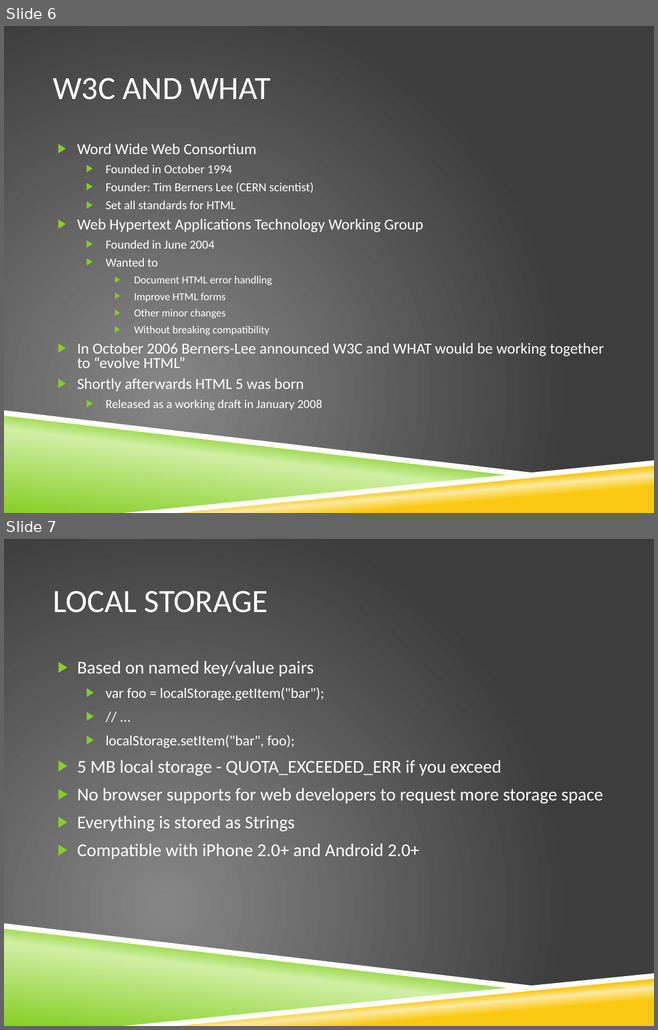
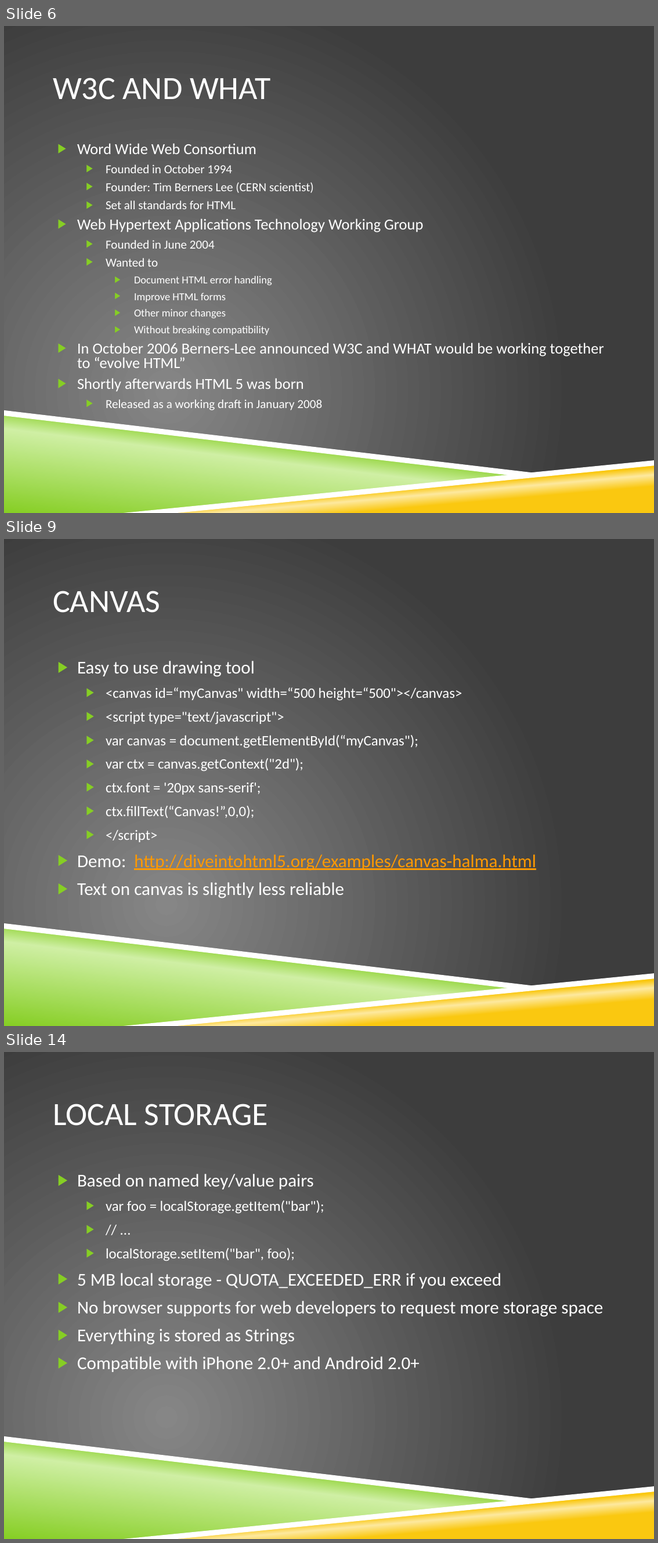
Before and after one commit to richardallred/523RPG, a slide deck: HTML 5.pptx. Shown one above the other, each under a label of ours: slides 6 and 7 before the commit, slides 6, 9 and 14 after it; the slides between them are not shown. The pictures are 658x1030 and 658x1543 pixels, drawn with LibreOffice and Linux fonts; fonts in the diff are those of the drawing; background and template pictures are left out. Boxes give left, top, right and bottom in pixels: in the first picture for what was removed or moved away, otherwise in the second. Text is boxed around its words. In the diff, an @@ line names an element or a change of style, - is before the commit and + after.

```diff
--- a/HTML 5.pptx
+++ b/HTML 5.pptx
@@ slide 9 added at (4, 539, 654, 1026), background picture (left out); not listed: 4 template elements that a slide beside it also shows @@
@@ title added at (53, 591, 161, 613), 36 pt, text #FFFFFF @@
+CANVAS
@@ text added at (77, 661, 535, 899), 16 pt, text #FFFFFF @@
+▶ Easy to use drawing tool
+  ▶ <canvas id=“myCanvas" width=“500 height=“500"></canvas>
+  ▶ <script type="text/javascript">
+  ▶ var canvas = document.getElementById(“myCanvas");
+  ▶ var ctx = canvas.getContext("2d");
+  ▶ ctx.font = '20px sans-serif';
+  ▶ ctx.fillText(“Canvas!”,0,0);
+  ▶ </script>
+  ▶ Demo: http://diveintohtml5.org/examples/canvas-halma.html
+▶ Text on canvas is slightly less reliable
@@ what was slide 7 is now slide 14 @@
```
Also in this commit, not shown: 6 other slides added.
